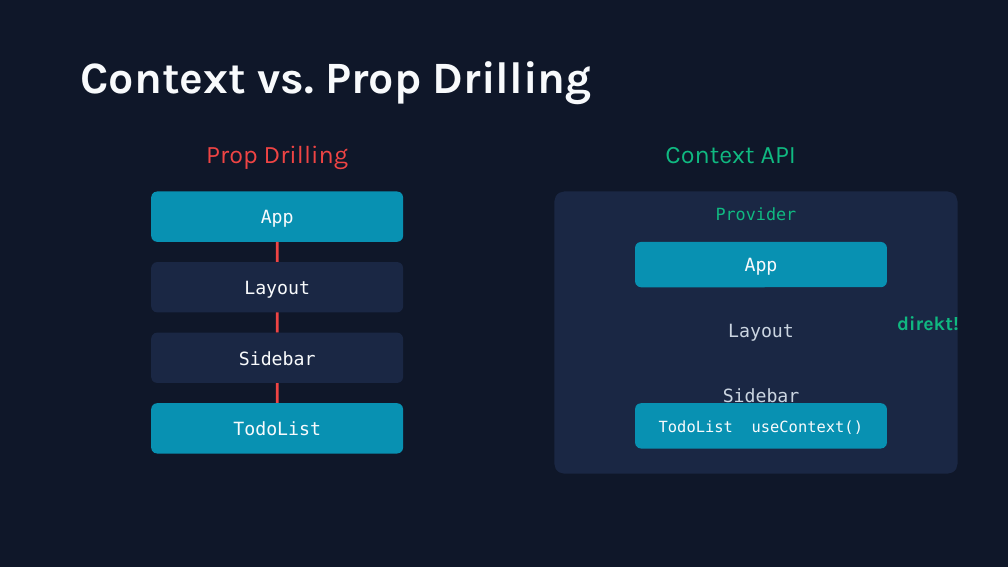
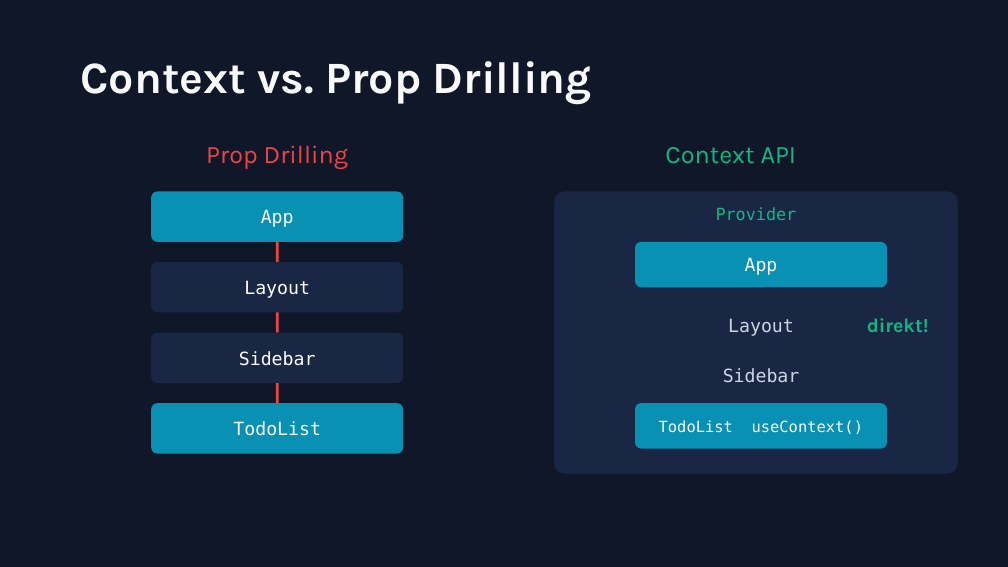
Before and after one commit to trungvt138/medieninformatik, a slide deck: slide 10 of WebProgramming/6.Termin/state-management-react.pptx. Drawn at 1008x567 pixels with LibreOffice and Linux fonts; fonts in the diff are those of the drawing. Boxes give left, top, right and bottom in pixels: in the first picture for what was removed or moved away, otherwise in the second. Text is boxed around its words. In the diff, an @@ line names an element or a change of style, - is before the commit and + after.

```diff
--- a/WebProgramming/6.Termin/state-management-react.pptx
+++ b/WebProgramming/6.Termin/state-management-react.pptx
@@ text "Layout": place and size @@
-text "Layout" at bbox=[728, 323, 794, 341]
+text "Layout" at bbox=[728, 318, 794, 336]
@@ text "direkt!": place and size @@
-text "direkt!" at bbox=[897, 316, 959, 330]
+text "direkt!" at bbox=[867, 318, 929, 332]
@@ text "Sidebar" rewrapped from bbox=[723, 388, 800, 407] to bbox=[723, 368, 800, 382] @@
```
Also in this commit, not shown: 4 other slides changed, 4 slides added, 1 slide removed, 18 other files.
